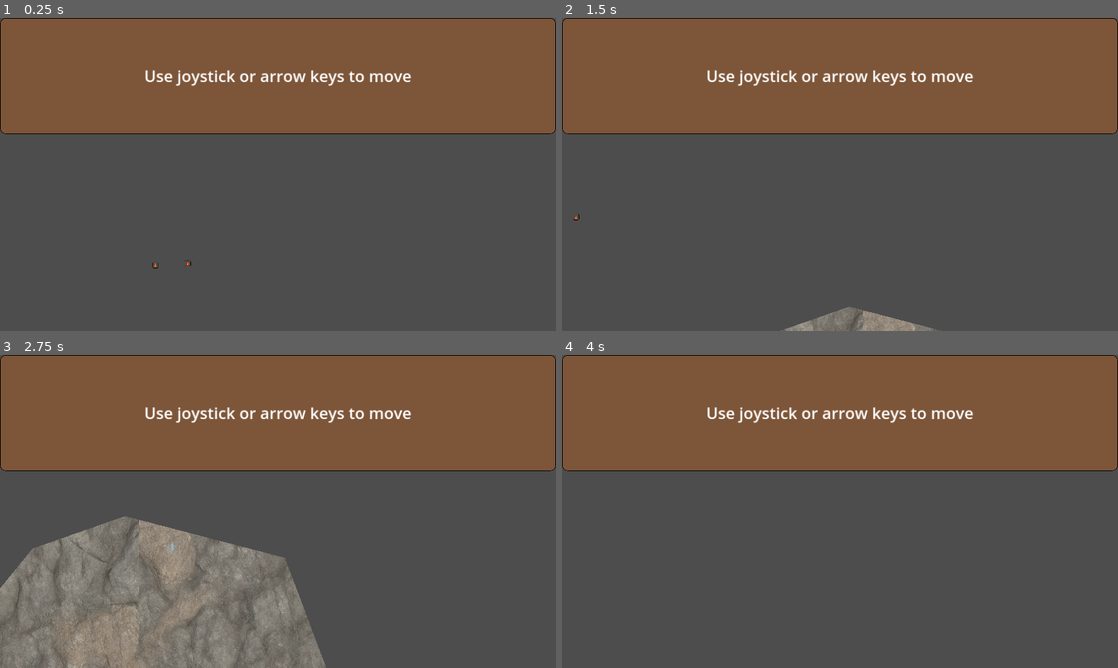
Above: before the commit, frames 1-4 (two rows, left to right).
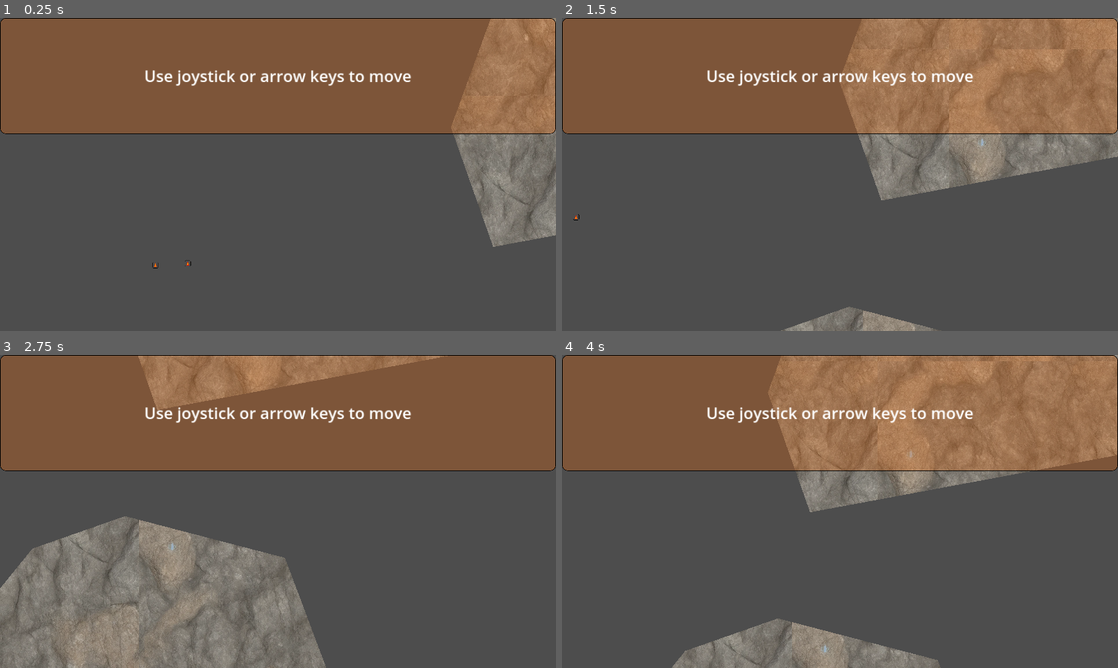
Above: after the commit, the same moments.

Repository: louis-mon/profundis
Game: Godot game, scene res://scenes/main.tscn
Same seed, same stepped clock (60 frames per second), same inputs: the game is played once before the commit and once after it.
Inputs:
- Up to frame 1 (0.25 s): no input
- Up to frame 2 (1.5 s): tap Enter (eat) at 0.5, 0.6, 1.35 s; hold Right (move_right) 0.53-1.28 s; hold Down (move_down) from 1.28 s (still down)
- Up to frame 3 (2.75 s): release Down (move_down) at 2.03 s; hold Right (move_right) from 2.03 s (still down); tap Enter (eat) at 2.1 s
- Up to frame 4 (4 s): release Right (move_right) at 2.78 s; hold Up (move_up) 2.78-3.53 s; tap Enter (eat) at 2.85, 3.6 s; hold Left (move_left) from 3.53 s (still down)

The runs differ from the first frame. In frame 1, 9.8% of the frame differs, in the area x 81-100%, y 0-74%; in frame 2, 21%; in frame 3, 4.2%; in frame 4, 26%, in the area x 19-100%, y 0-100%.

Commit message:
add a wall

Diff:
--- a/project.godot
+++ b/project.godot
@@ -20,6 +20,10 @@
 window/size/viewport_width=1920
 window/size/viewport_height=1080
 window/stretch/mode="canvas_items"
+
+[dotnet]
+
+project/assembly_name="Profundis"
 
 [input]
 
--- a/scenes/main.tscn
+++ b/scenes/main.tscn
@@ -1,7 +1,7 @@
 [gd_scene load_steps=3 format=3 uid="uid://7ybakkqeuhei"]
 
 [ext_resource type="PackedScene" uid="uid://dnqb3n2ttku30" path="res://scenes/world.tscn" id="1_0iyp7"]
-[ext_resource type="PackedScene" uid="uid://dtdl0lncxf7yu" path="res://scenes/hud.tscn" id="2_vetpb"]
+[ext_resource type="PackedScene" uid="uid://dtdl0lncxf7yu" path="res://scenes/HUD.tscn" id="2_vetpb"]
 
 [node name="Main" type="Node2D"]
 
--- a/scenes/rooms/start_room.tscn
+++ b/scenes/rooms/start_room.tscn
@@ -29,3 +29,6 @@
 [node name="wall4" parent="WallArea" instance=ExtResource("3_ug0ym")]
 position = Vector2(120, -104)
 polygon = PackedVector2Array(-160, 1280, -632, 2096, -744, 2896, -160, 3360, 352, 3032, 688, 1856, 496, 1272)
+
+[node name="wall5" parent="WallArea" instance=ExtResource("3_ug0ym")]
+polygon = PackedVector2Array(-1030, -431, -642, -189, -96, -843, 1129, -824, 1351, -539, 1212, -1034, 958, -1040, 926, -1409, 1434, -1504, 2044, -913, 1669, 109, 1815, 522, 2875, 325, 3440, -1764, 1383, -2609, -1252, -2126, -2509, -1599, -2852, -393)
